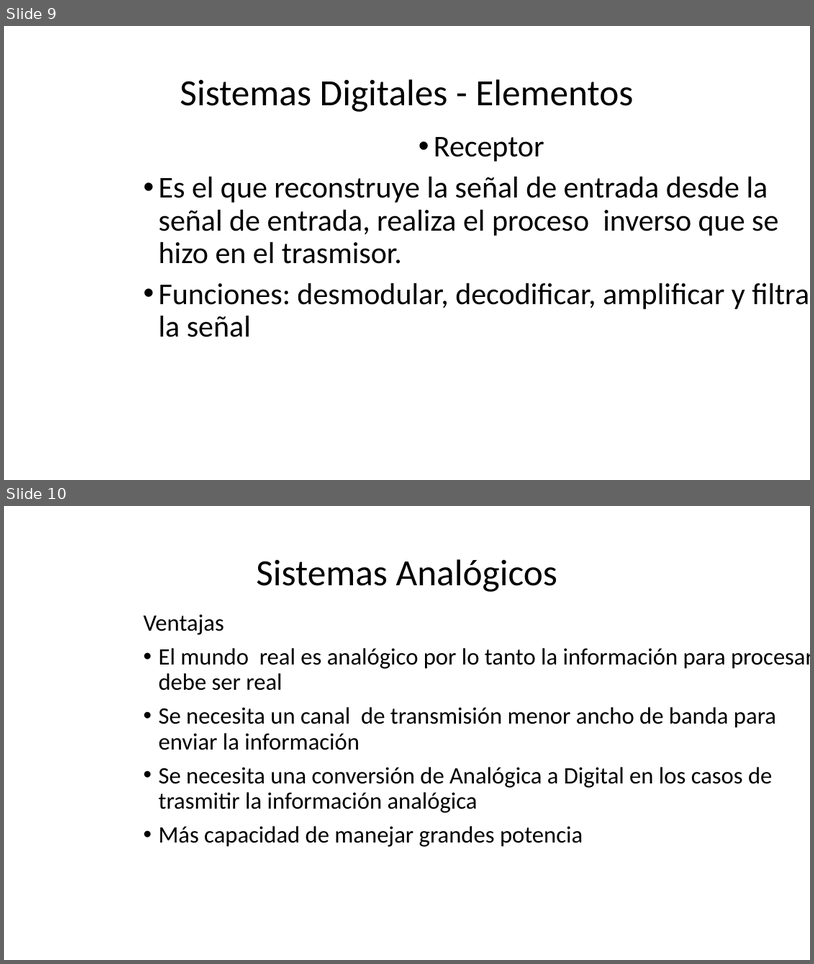
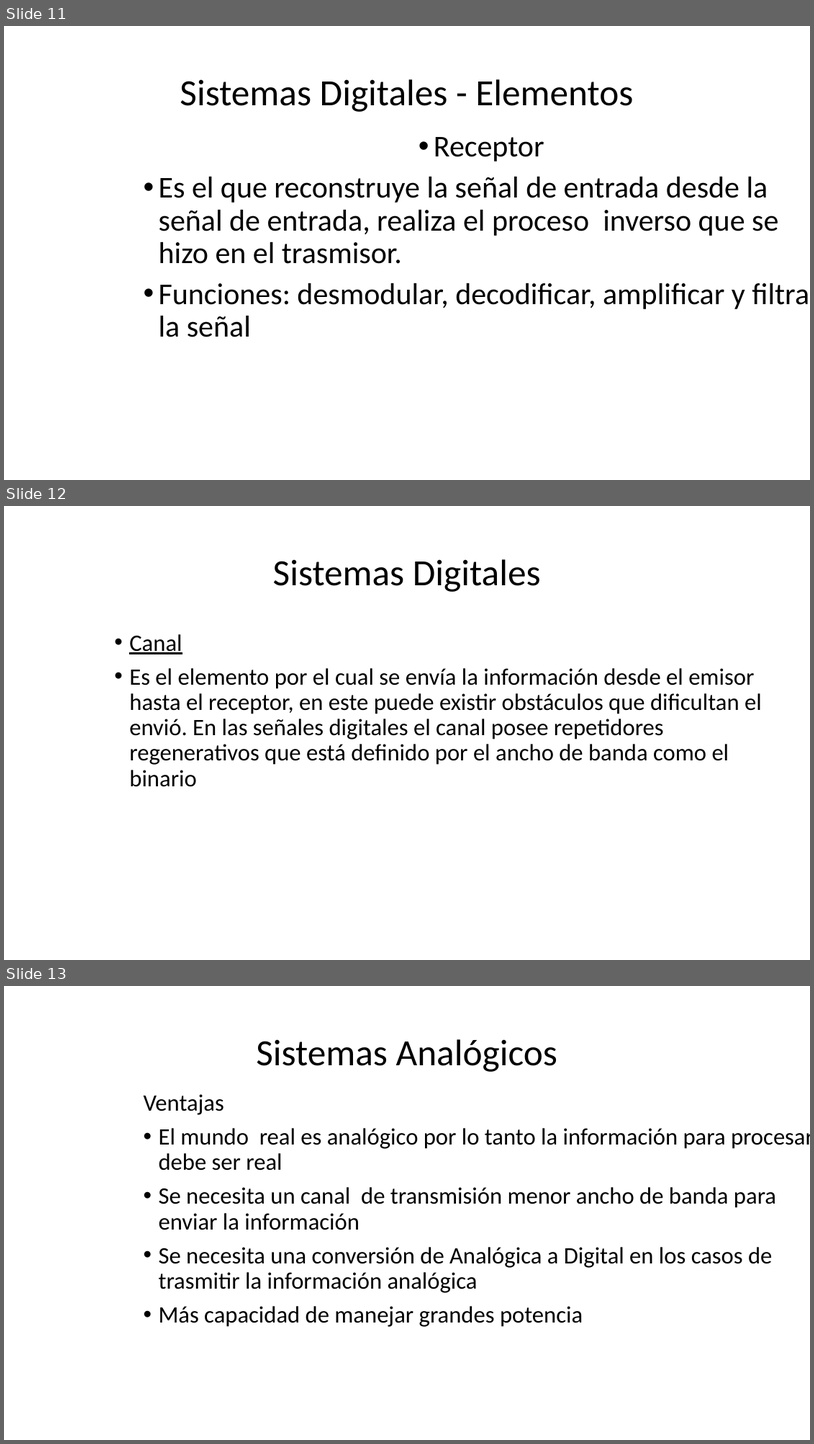
Before and after one commit to StalinMazaEpn/Proyecto_Comunicaciones, a slide deck: expo_comu.pptx. Shown one above the other, each under a label of ours: slides 9 and 10 before the commit, slides 11, 12 and 13 after it. The pictures are 814x964 and 814x1444 pixels, drawn with LibreOffice and Linux fonts; fonts in the diff are those of the drawing; background and template pictures are left out. Boxes give left, top, right and bottom in pixels: in the first picture for what was removed or moved away, otherwise in the second. Text is boxed around its words. In the diff, an @@ line names an element or a change of style, - is before the commit and + after.

Commit message:
elementos

```diff
--- a/expo_comu.pptx
+++ b/expo_comu.pptx
@@ slide 12 added at bbox=[4, 506, 810, 960], background picture (left out) @@
@@ title added at bbox=[273, 559, 541, 592], 44 pt, text #000000 @@
+Sistemas Digitales
@@ text added at bbox=[129, 634, 762, 787], 28 pt, text #000000 @@
+• Canal
+• Es el elemento por el cual se envía la información desde el emisor hasta el receptor, en este puede existir obstáculos que dificultan el envió. En las señales digitales el canal posee repetidores regenerativos que está definido por el ancho de banda como el binario
@@ what was slide 9 is now slide 11 @@
@@ what was slide 10 is now slide 13 @@
```
Also in this commit, not shown: 2 other slides added.
